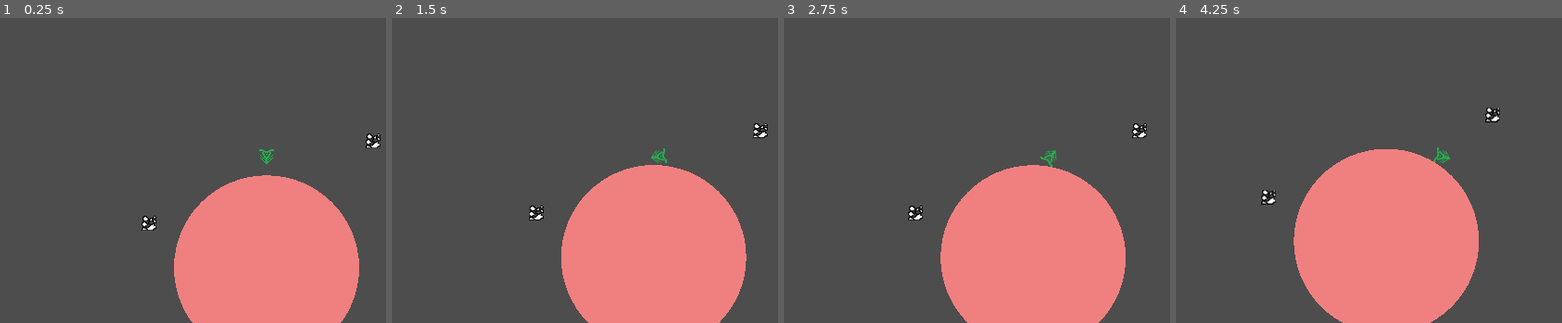
Above: before the commit, frames 1-4 (left to right).
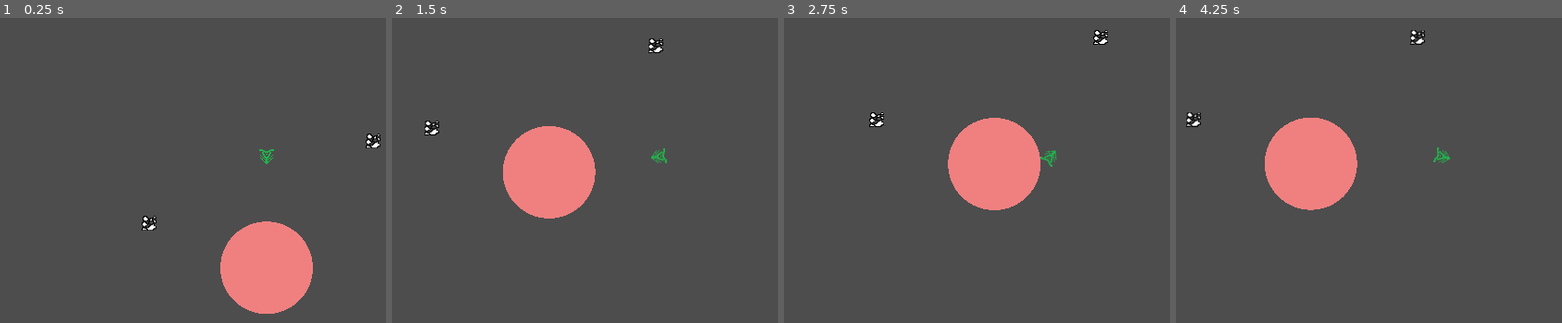
Above: after the commit, the same moments.

Repository: erenliving/UntitledDiggingGame
Game: Godot game, scene res://scenes/main.tscn
Two runs of this game, one before a commit and one after it. Both use one fixed random seed, a clock stepped at 60 frames per second and the inputs below.
Inputs (mouse positions are in pixels of both pictures, inside the frame that each line leads up to):
- Up to frame 1 (0.25 s): no input
- Up to frame 2 (1.5 s): move the mouse to (outside the picture) at 0.52 s; hold Right (ui_right) from 0.53 s (still down); tap Up (ui_up) at 0.77 s; move the mouse to (538, 173) at 1.27 s
- Up to frame 3 (2.75 s): tap Up (ui_up) at 1.52 s; move the mouse to (1108, 82) at 2.02 s; release Right (ui_right) at 2.03 s; hold Left (ui_left) from 2.03 s (still down)
- Up to frame 4 (4.25 s): tap Enter at 2.75 s; move the mouse to (1411, 222) at 2.77 s; release Left (ui_left) at 2.78 s; hold Right (ui_right) from 2.78 s (still down); tap Up (ui_up) at 3.02, 3.77 s; move the mouse to (outside the picture) at 3.52 s

The runs differ from the first frame. In frame 1, 14% of the frame differs, in the area x 45-94%, y 51-100%; in frame 2, 27%, in the area x 8-98%, y 6-100%; in frame 3, 23%; in frame 4, 26%.

Commit message:
Adjust core radius

Diff:
--- a/scenes/core.tscn
+++ b/scenes/core.tscn
@@ -3,6 +3,7 @@
 [ext_resource type="Script" path="res://scripts/core.gd" id="1_80qi3"]
 
 [sub_resource type="CircleShape2D" id="CircleShape2D_m7j3x"]
+radius = 100.0
 
 [node name="Core" type="Node2D"]
 script = ExtResource("1_80qi3")
--- a/scripts/core.gd
+++ b/scripts/core.gd
@@ -4,7 +4,7 @@
 
 class_name Core
 
-@export var radius: float = 100
+@export var radius: float = 50
 @export var health: int = 100
 
 @onready var collision_shape_2d = $StaticBody2D/CollisionShape2D
